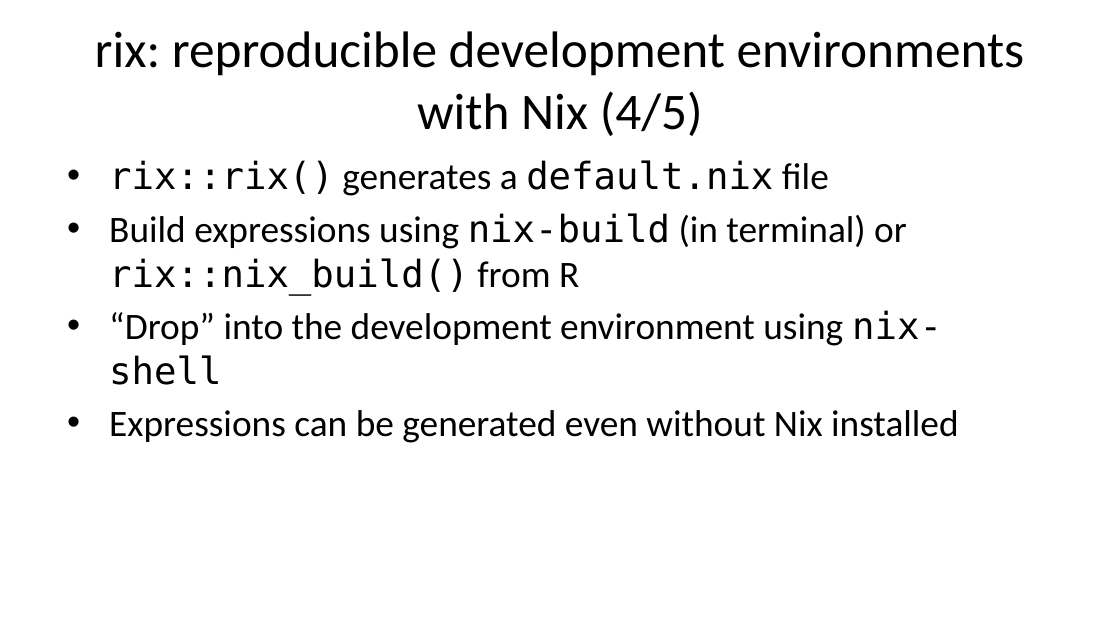
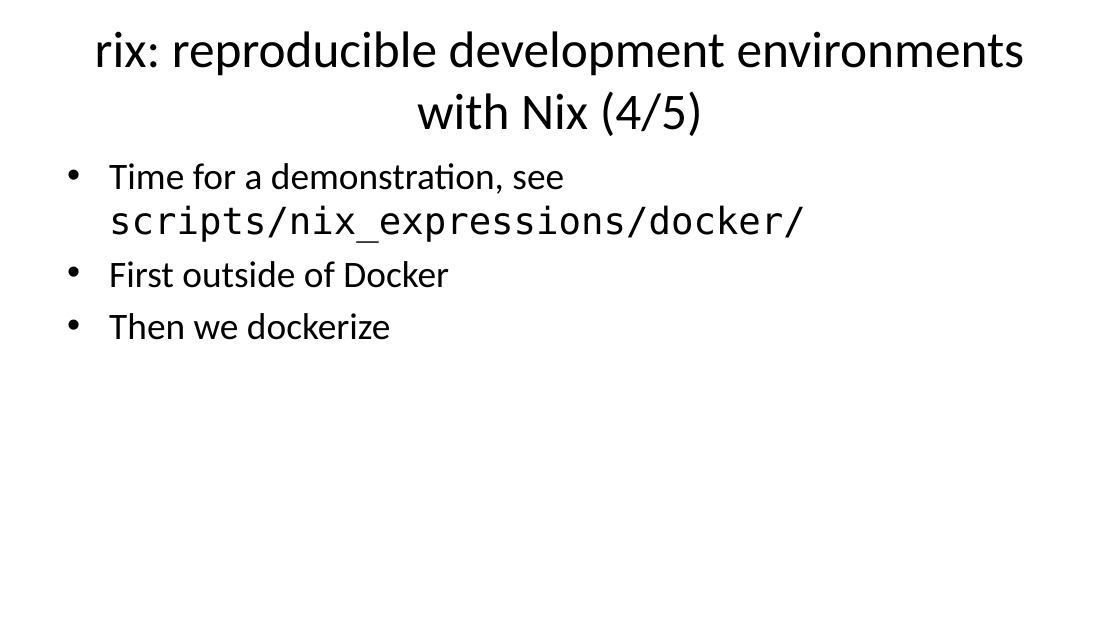
Before and after one commit to b-rodrigues/repro_basf, a slide deck: slide 33 of docs/index.pptx (slide 37 before the commit). Drawn at 1120x630 pixels with LibreOffice and Linux fonts; fonts in the diff are those of the drawing. Boxes give left, top, right and bottom in pixels: in the first picture for what was removed or moved away, otherwise in the second. Text is boxed around its words. In the diff, an @@ line names an element or a change of style, - is before the commit and + after.

```diff
--- a/docs/index.pptx
+++ b/docs/index.pptx
@@ text at <box>109,163,806,340</box>: text changed @@
-• rix::rix() generates a default.nix file
-• Build expressions using nix-build (in terminal) or rix::nix_build() from R
-• “Drop” into the development environment using nix-shell
-• Expressions can be generated even without Nix installed
+• Time for a demonstration, see scripts/nix_expressions/docker/
+• First outside of Docker
+• Then we dockerize
```
Also in this commit, not shown: 11 other slides changed, 1 slide added, 5 slides removed, 17 other files.
